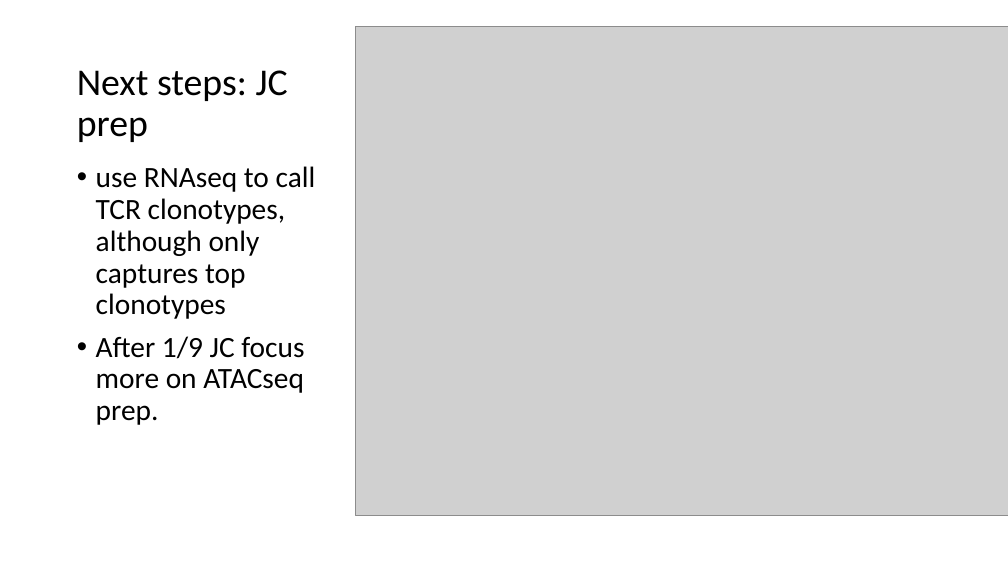
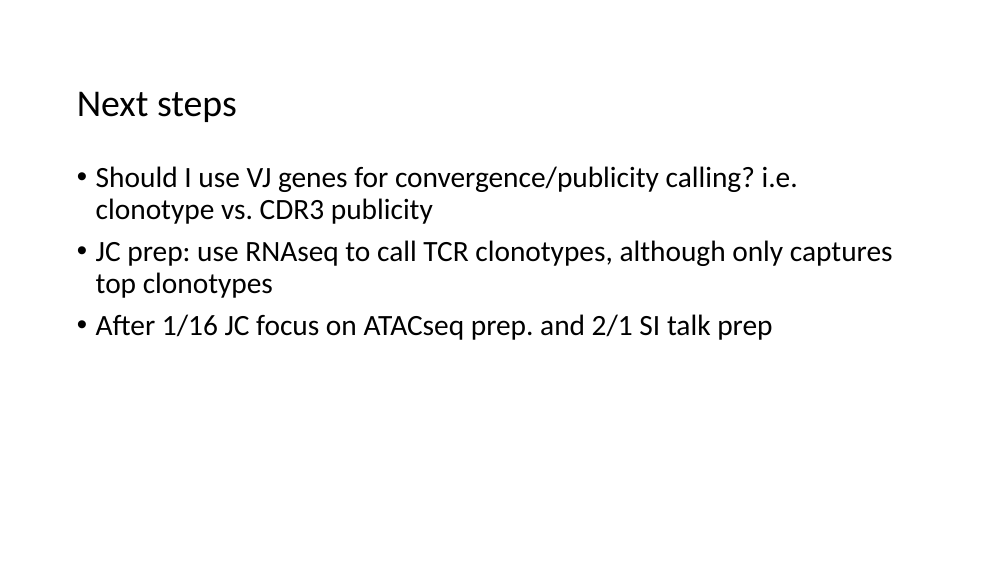
Before and after one commit to tybottorff/bottorffdocs, a slide deck: slide 8 of linsley_postdoc/presentations/weekly_meetings/1_11_24.pptx. Drawn at 1008x567 pixels with LibreOffice and Linux fonts; fonts in the diff are those of the drawing; grey boxes stand for pictures. Boxes give left, top, right and bottom in pixels: in the first picture for what was removed or moved away, otherwise in the second. Text is boxed around its words. In the diff, an @@ line names an element or a change of style, - is before the commit and + after.

```diff
--- a/linsley_postdoc/presentations/weekly_meetings/1_11_24.pptx
+++ b/linsley_postdoc/presentations/weekly_meetings/1_11_24.pptx
@@ picture removed at [355, 26, 1008, 516] @@
@@ title at [77, 91, 237, 122]: text changed @@
-Next steps: JC prep
+Next steps
@@ text at [96, 166, 893, 340]: text changed @@
-• use RNAseq to call TCR clonotypes, although only captures top clonotypes
-• After 1/9 JC focus more on ATACseq prep.
+• Should I use VJ genes for convergence/publicity calling? i.e. clonotype vs. CDR3 publicity
+• JC prep: use RNAseq to call TCR clonotypes, although only captures top clonotypes
+• After 1/16 JC focus on ATACseq prep. and 2/1 SI talk prep
```
Also in this commit, not shown: 1 other slide changed, 4 slides added, 14 slides removed, 2 other files.
